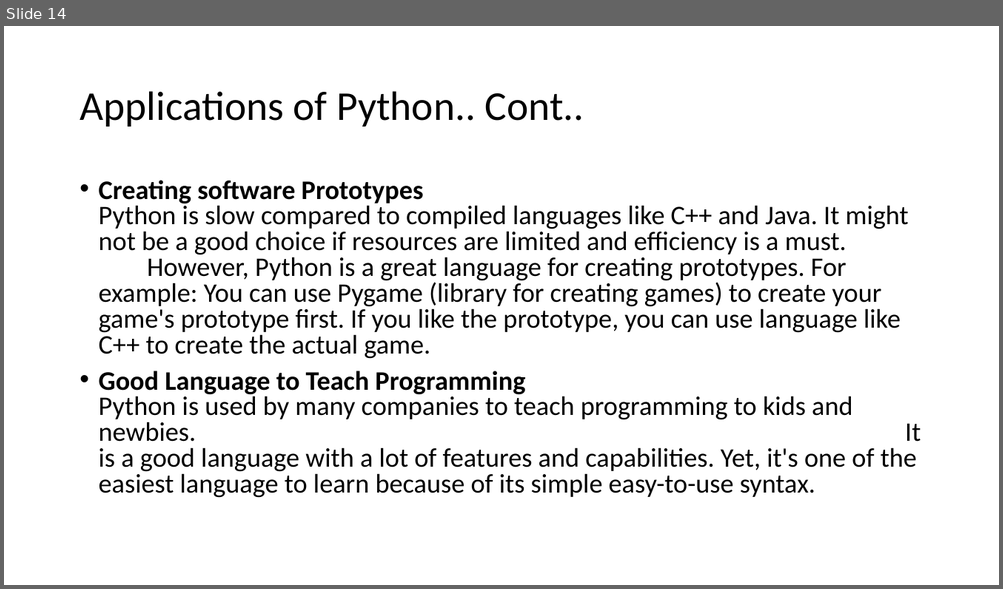
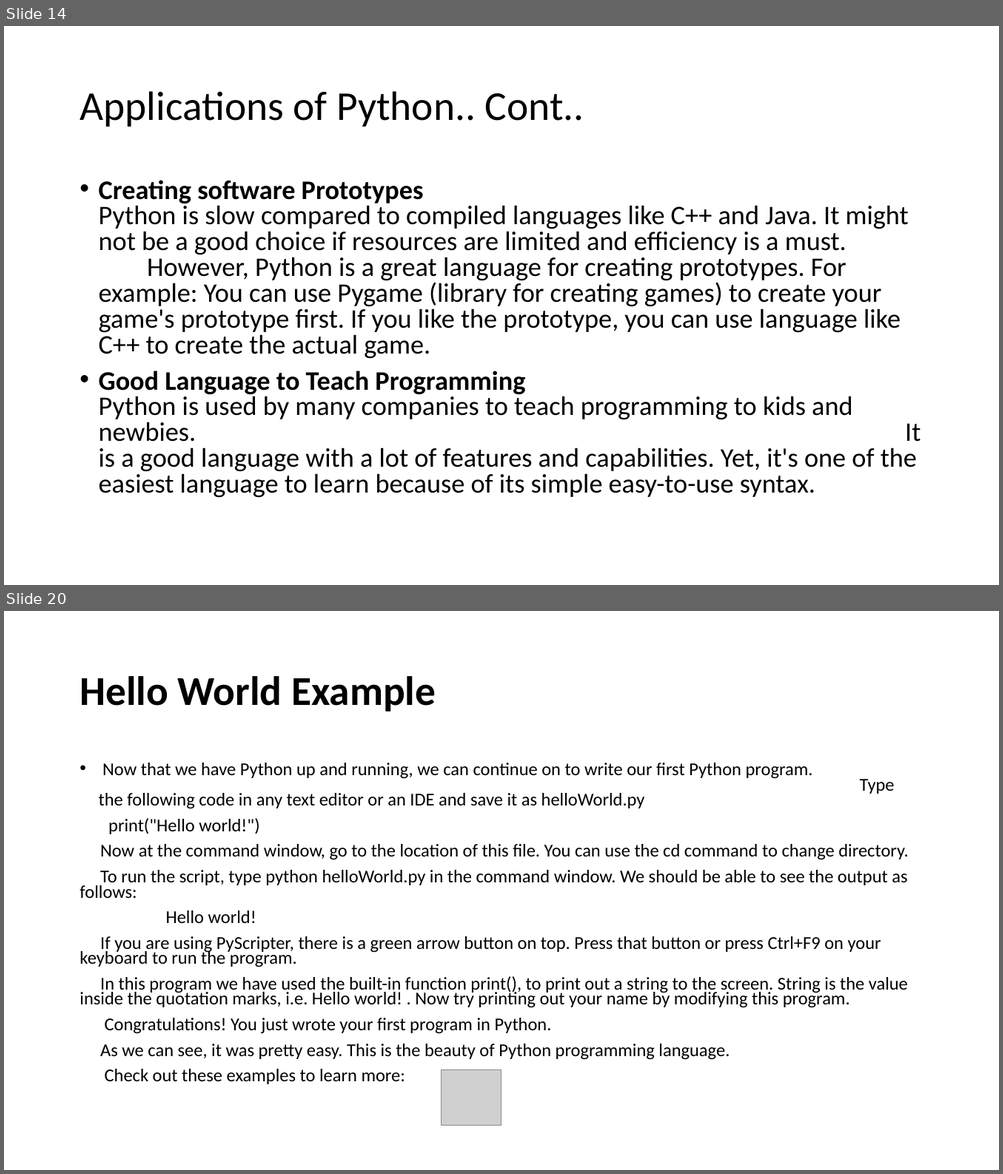
Before and after one commit to sumitshankar1126/Python-Introduction-, a slide deck: IntroductionOfPython.pptx. Shown one above the other, each under a label of ours: slide 14 before the commit, slides 14 and 20 after it; the slides between them are not shown. The pictures are 1003x589 and 1003x1174 pixels, drawn with LibreOffice and Linux fonts; fonts in the diff are those of the drawing; grey boxes stand for pictures. Boxes give left, top, right and bottom in pixels: in the first picture for what was removed or moved away, otherwise in the second. Text is boxed around its words. In the diff, an @@ line names an element or a change of style, - is before the commit and + after.

```diff
--- a/IntroductionOfPython.pptx
+++ b/IntroductionOfPython.pptx
@@ slide 20 added at bbox=[4, 611, 999, 1170], background #FFFFFF @@
@@ title added at bbox=[79, 676, 435, 712], 39.6 pt, text #000000, bold @@
+Hello World Example
@@ text added at bbox=[79, 763, 908, 1085], 17.5 pt, text #000000 @@
+• Now that we have Python up and running, we can continue on to write our first Python program. Type the following code in any text editor or an IDE and save it as helloWorld.py
+print("Hello world!")
+Now at the command window, go to the location of this file. You can use the cd command to change directory.
+To run the script, type python helloWorld.py in the command window. We should be able to see the output as follows:
+Hello world!
+If you are using PyScripter, there is a green arrow button on top. Press that button or press Ctrl+F9 on your keyboard to run the program.
+In this program we have used the built-in function print(), to print out a string to the screen. String is the value inside the quotation marks, i.e. Hello world! . Now try printing out your name by modifying this program.
+Congratulations! You just wrote your first program in Python.
+As we can see, it was pretty easy. This is the beauty of Python programming language.
+Check out these examples to learn more:
@@ picture added at bbox=[441, 1070, 502, 1126] @@
```
Also in this commit, not shown: 6 other slides added.
